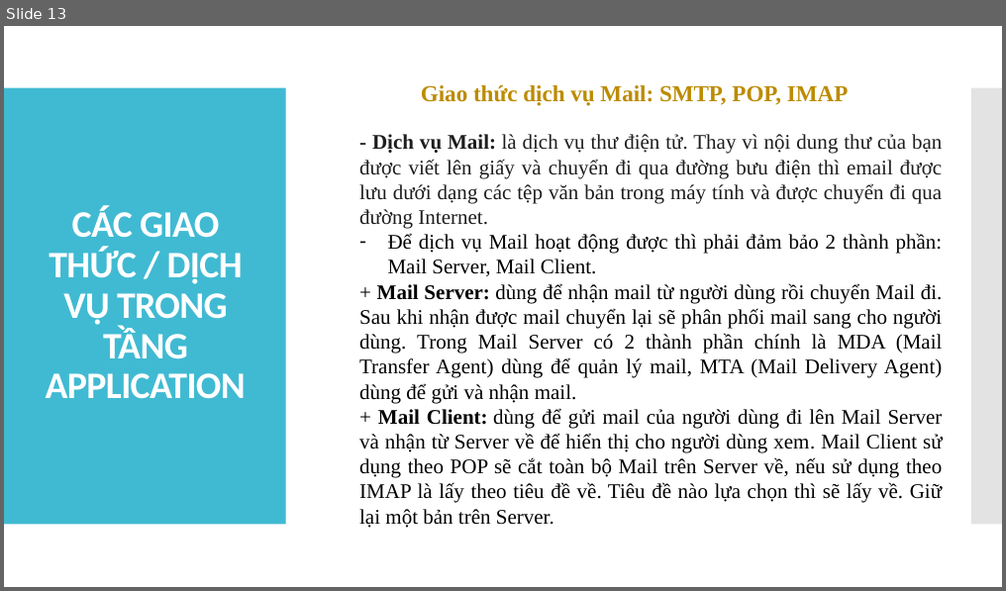
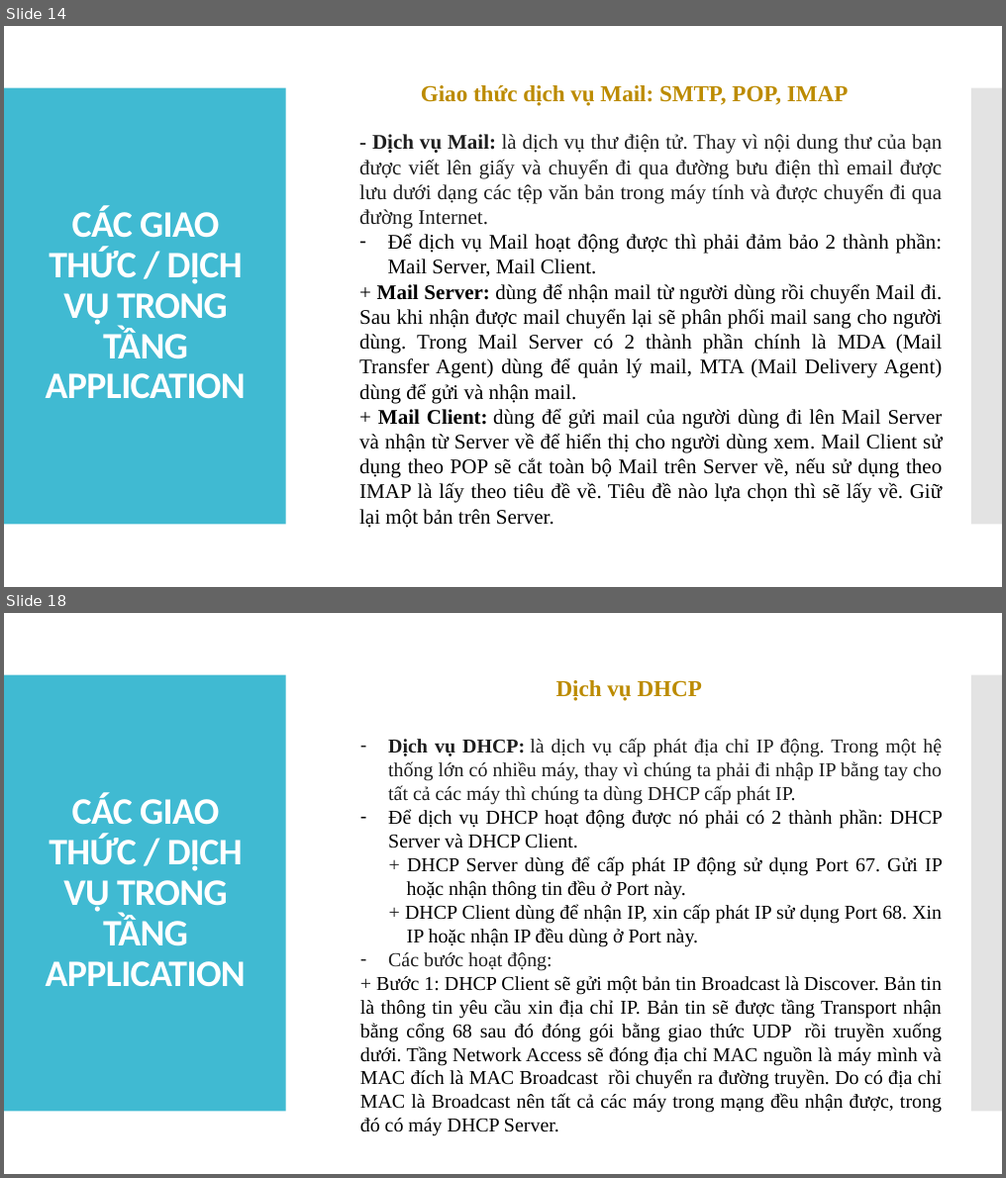
Before and after one commit to tiendatdk3493/Tai_Lieu, a slide deck: Topic 1.pptx. Shown one above the other, each under a label of ours: slide 13 before the commit, slides 14 and 18 after it; the slides between them are not shown. The pictures are 1006x591 and 1006x1178 pixels, drawn with LibreOffice and Linux fonts; fonts in the diff are those of the drawing. Boxes give left, top, right and bottom in pixels: in the first picture for what was removed or moved away, otherwise in the second. Text is boxed around its words. In the diff, an @@ line names an element or a change of style, - is before the commit and + after.

```diff
--- a/Topic 1.pptx
+++ b/Topic 1.pptx
@@ slide 18 added at (4, 613, 1002, 1174), background #FFFFFF; not listed: 2 template elements that a slide beside it also shows @@
@@ text added at (556, 680, 702, 701), 22 pt, text #BB8B00, bold @@
+Dịch vụ DHCP
@@ text added at (360, 738, 943, 1137), 19 pt, text #000000 @@
+– Dịch vụ DHCP: là dịch vụ cấp phát địa chỉ IP động. Trong một hệ thống lớn có nhiều máy, thay vì chúng ta phải đi nhập IP bằng tay cho tất cả các máy thì chúng ta dùng DHCP cấp phát IP.
+– Để dịch vụ DHCP hoạt động được nó phải có 2 thành phần: DHCP Server và DHCP Client.
++ DHCP Server dùng để cấp phát IP động sử dụng Port 67. Gửi IP hoặc nhận thông tin đều ở Port này.
++ DHCP Client dùng để nhận IP, xin cấp phát IP sử dụng Port 68. Xin IP hoặc nhận IP đều dùng ở Port này.
+– Các bước hoạt động:
++ Bước 1: DHCP Client sẽ gửi một bản tin Broadcast là Discover. Bản tin là thông tin yêu cầu xin địa chỉ IP. Bản tin sẽ được tầng Transport nhận bằng cổng 68 sau đó đóng gói bằng giao thức UDP rồi truyền xuống dưới. Tầng Network Access sẽ đóng địa chỉ MAC nguồn là máy mình và MAC đích là MAC Broadcast rồi chuyển ra đường truyền. Do có địa chỉ MAC là Broadcast nên tất cả các máy trong mạng đều nhận được, trong đó có máy DHCP Server.
@@ title added at (46, 793, 246, 987), 36 pt, text #FFFFFF, bold @@
+CÁC GIAO THỨC / DỊCH VỤ TRONG TẦNG APPLICATION
@@ what was slide 13 is now slide 14 @@
```
Also in this commit, not shown: 4 slides changed, 2 other slides added.
